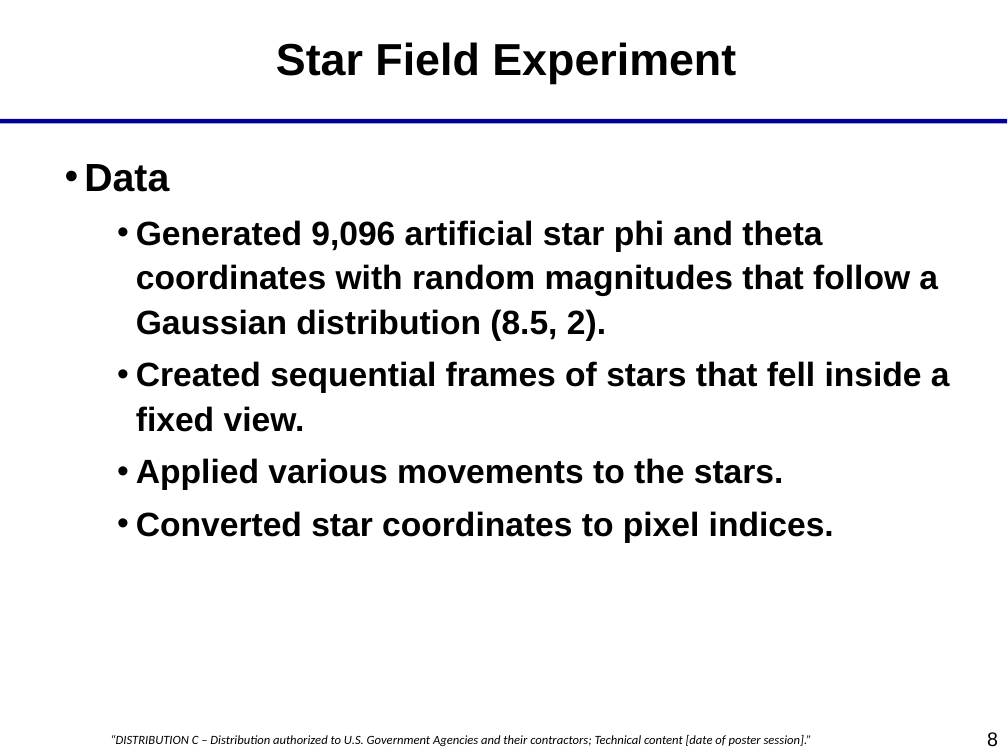
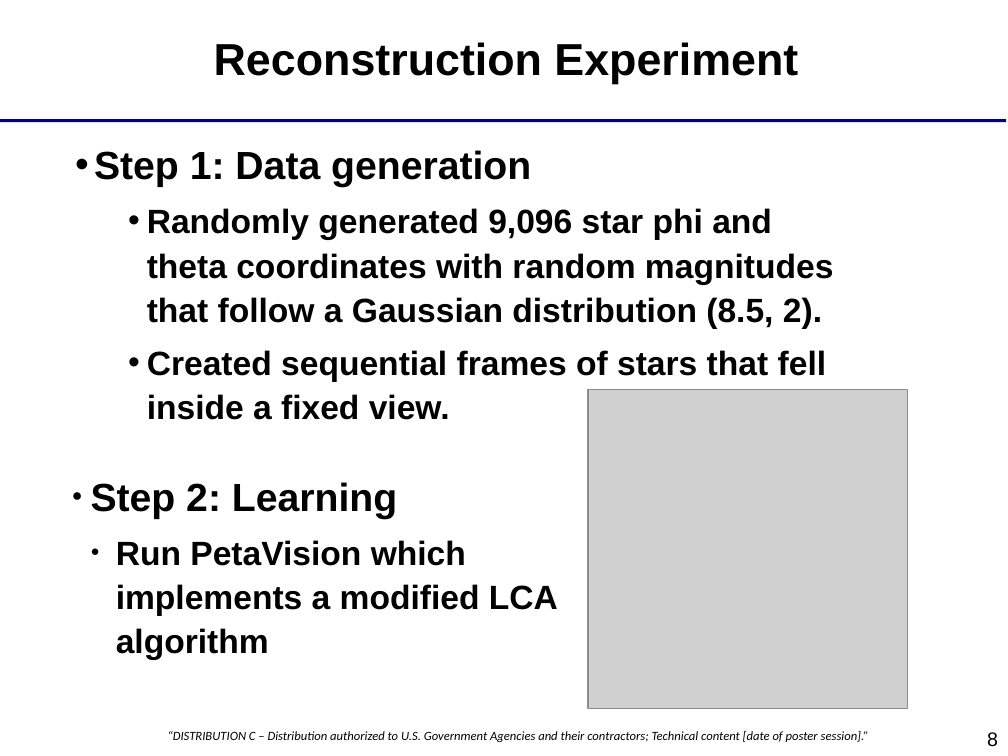
Before and after one commit to savannaos/Star-Field-Transformations, a slide deck: slide 8 of documents/starfields.ppt. Drawn at 1008x756 pixels with LibreOffice and Linux fonts; fonts in the diff are those of the drawing; grey boxes stand for pictures; background and template pictures are left out. Boxes give left, top, right and bottom in pixels: in the first picture for what was removed or moved away, otherwise in the second. Text is boxed around its words. In the diff, an @@ line names an element or a change of style, - is before the commit and + after.

```diff
--- a/documents/starfields.ppt
+++ b/documents/starfields.ppt
@@ text at bbox=[214, 42, 798, 84]: text changed @@
-Star Field Experiment
+Reconstruction Experiment
@@ text "Step 1: Data generation": place and size @@
-text "Step 1: Data generation" at bbox=[84, 164, 950, 543]
+text "Step 1: Data generation" at bbox=[94, 150, 833, 420]
@@ text at bbox=[94, 150, 833, 329]: text changed @@
-• Data
-• Generated 9,096 artificial star phi and theta coordinates with random magnitudes that follow a Gaussian distribution (8.5, 2).
+• Step 1: Data generation
+• Randomly generated 9,096 star phi and theta coordinates with random magnitudes that follow a Gaussian distribution (8.5, 2).
@@ picture added at bbox=[588, 390, 907, 710] @@
@@ text at bbox=[136, 458, 834, 543]: paragraphs removed @@
-• Applied various movements to the stars.
-• Converted star coordinates to pixel indices.
@@ text added at bbox=[91, 482, 558, 660], 24 pt, text #000000, bold @@
+● Step 2: Learning
+    ● Run PetaVision which implements a modified LCA algorithm
@@ text "“DISTRIBUTION C – Distribution authorized ...": place and size @@
-text "“DISTRIBUTION C – Distribution authorized ..." at bbox=[110, 735, 812, 746]
+text "“DISTRIBUTION C – Distribution authorized ..." at bbox=[168, 731, 869, 742]
```
Also in this commit, not shown: 9 other slides changed, 5 slides added, 3 slides removed, 23 other files.
